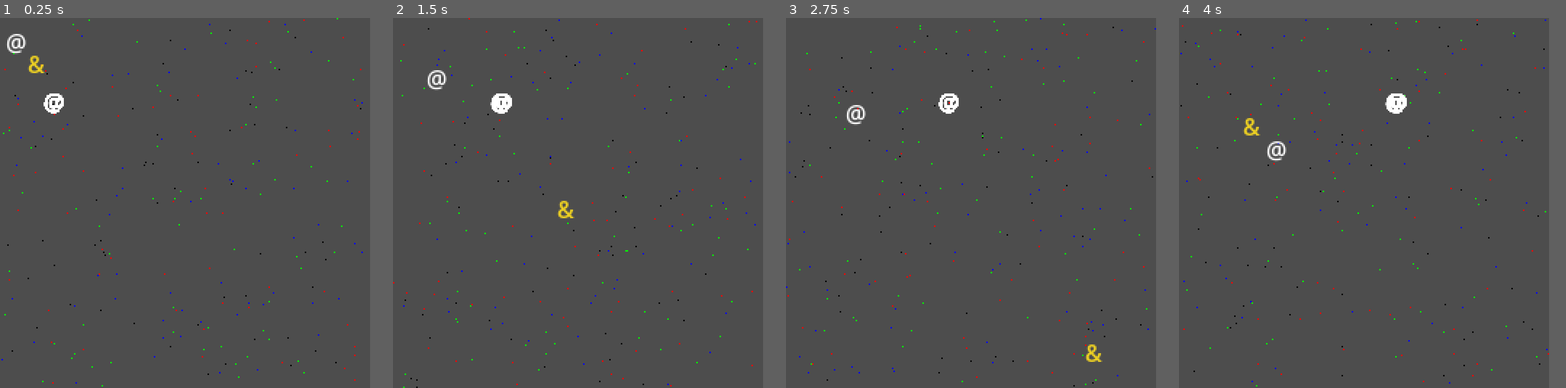
Above: before the commit, frames 1-4 (left to right).
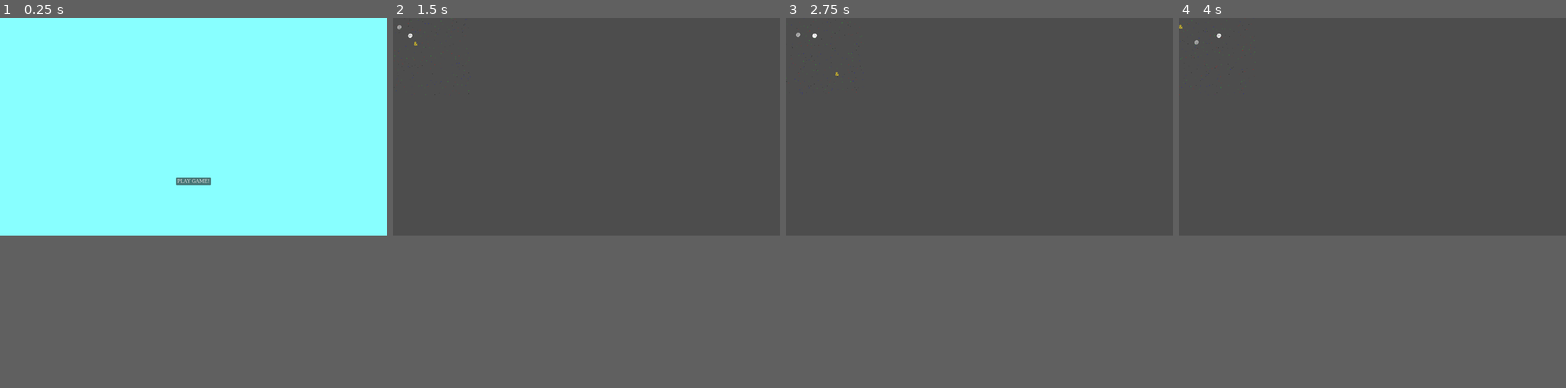
Above: after the commit, the same moments.

Repository: langel/ipsylial
Game: Godot game, scene res://scenes/main.tscn
Same seed, same stepped clock (60 frames per second), same inputs: the game is played once before the commit and once after it. Before the commit the project starts from res://node_2d_rng_test.tscn.
Inputs (mouse positions are in pixels of both pictures, inside the frame that each line leads up to):
- Up to frame 1 (0.25 s): no input
- Up to frame 2 (1.5 s): click (578, 295) at 0.5 s, where only the run after the commit has a clickable "PLAY GAME!"
- Up to frame 3 (2.75 s): no input
- Up to frame 4 (4 s): no input
The window is 765x765 before the commit and 800x450 after it. Grey fills any space a smaller window leaves; there, only what the larger window draws over its background counts as a difference.

The runs differ from the first frame. In frame 1, 56% of the frame differs, in the area x 0-96%, y 0-100%; in frame 2, 0.9%; in frame 3, 0.9%; in frame 4, 0.9%.

Commit message:
Add menu scene

Diff:
--- a/project.godot
+++ b/project.godot
@@ -11,20 +11,21 @@
 [application]
 
 config/name="ipsylial"
-run/main_scene="res://node_2d_rng_test.tscn"
+run/main_scene="res://scenes/main.tscn"
 config/features=PackedStringArray("4.3", "GL Compatibility")
+boot_splash/bg_color=Color(0.0546165, 0.16483, 0.116644, 1)
 config/icon="res://icon.svg"
 
 [display]
 
-window/size/viewport_width=255
-window/size/viewport_height=255
+window/size/viewport_width=1280
+window/size/viewport_height=720
 window/stretch/mode="viewport"
 window/stretch/scale_mode="integer"
 
 [editor_plugins]
 
-enabled=PackedStringArray("res://addons/rng/plugin.cfg")
+enabled=PackedStringArray()
 
 [rendering]
 
--- /dev/null
+++ b/scenes/main.gd
@@ -0,0 +1,19 @@
+extends Node
+
+const GAME_SCENE_PATH = "res://scenes/node_2d_rng_test.tscn"
+
+# Called when the node enters the scene tree for the first time.
+func _ready() -> void:
+	# start button hook it up
+	var start_button = $MainMenu/PlayButton
+	start_button.connect("pressed", Callable(self, "_on_StartButton_pressed"))
+
+	pass # Replace with function body.
+
+func _on_StartButton_pressed():
+	# Load and switch to the game scene when the button is pressed
+	get_tree().change_scene_to_file(GAME_SCENE_PATH)
+
+# Called every frame. 'delta' is the elapsed time since the previous frame.
+func _process(delta: float) -> void:
+	pass
--- /dev/null
+++ b/scenes/main.tscn
@@ -0,0 +1,54 @@
+[gd_scene load_steps=3 format=3 uid="uid://c40xnyk34p28h"]
+
+[ext_resource type="Script" path="res://scenes/main.gd" id="1_6bm1i"]
+
+[sub_resource type="FontFile" id="FontFile_m4hlp"]
+cache/0/16/0/ascent = 0.0
+cache/0/16/0/descent = 0.0
+cache/0/16/0/underline_position = 0.0
+cache/0/16/0/underline_thickness = 0.0
+cache/0/16/0/scale = 1.0
+
+[node name="Main" type="Control"]
+layout_mode = 3
+anchors_preset = 0
+script = ExtResource("1_6bm1i")
+
+[node name="ColorRect" type="ColorRect" parent="."]
+layout_mode = 1
+anchors_preset = 15
+anchor_right = 1.0
+anchor_bottom = 1.0
+offset_right = 1280.0
+offset_bottom = 720.0
+grow_horizontal = 2
+grow_vertical = 2
+color = Color(0.533333, 1, 1, 1)
+
+[node name="MainMenu" type="Control" parent="."]
+layout_mode = 1
+anchors_preset = 12
+anchor_top = 1.0
+anchor_right = 1.0
+anchor_bottom = 1.0
+offset_top = 360.0
+offset_right = 1280.0
+offset_bottom = 720.0
+grow_horizontal = 2
+grow_vertical = 0
+
+[node name="PlayButton" type="Button" parent="MainMenu"]
+layout_mode = 1
+anchors_preset = 8
+anchor_left = 0.5
+anchor_top = 0.5
+anchor_right = 0.5
+anchor_bottom = 0.5
+offset_left = -4.0
+offset_top = -4.0
+offset_right = 4.0
+offset_bottom = 4.0
+grow_horizontal = 2
+grow_vertical = 2
+theme_override_fonts/font = SubResource("FontFile_m4hlp")
+text = "PLAY GAME!"
--- a/node_2d_rng_test.tscn
+++ b/scenes/node_2d_rng_test.tscn
@@ -1,6 +1,6 @@
 [gd_scene load_steps=2 format=3 uid="uid://6i3we02udy1d"]
 
-[ext_resource type="Script" path="res://node_2d_rng_test.gd" id="1_shox3"]
+[ext_resource type="Script" path="res://scenes/node_2d_rng_test.gd" id="1_shox3"]
 
 [node name="Node2D rng test" type="Node2D"]
 script = ExtResource("1_shox3")
Renamed: node_2d_rng_test.gd -> scenes/node_2d_rng_test.gd
